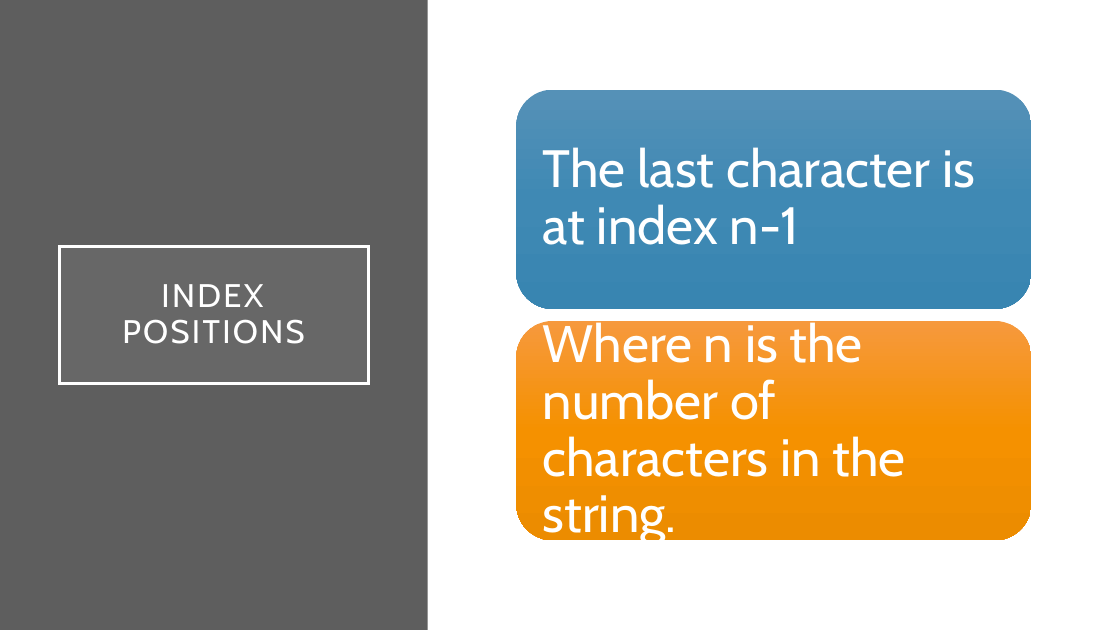
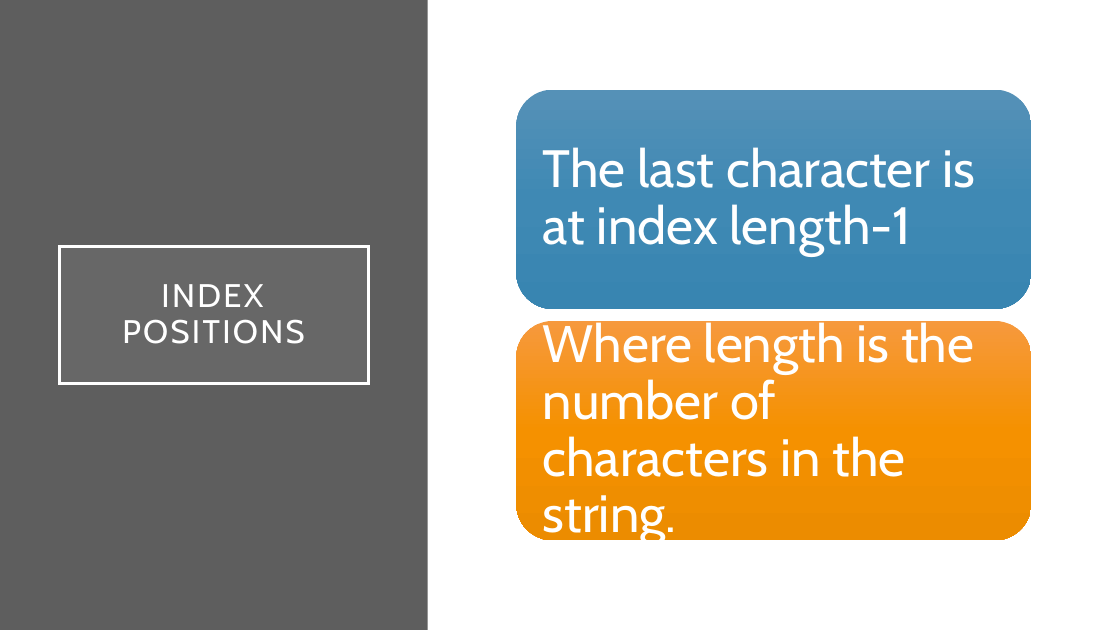
Before and after one commit to rsera/Junior-Knights, a slide deck: slide 15 of Python Day 6 Strings and Lists.pptx (slide 14 before the commit). Drawn at 1120x630 pixels with LibreOffice and Linux fonts; fonts in the diff are those of the drawing. Boxes give left, top, right and bottom in pixels: in the first picture for what was removed or moved away, otherwise in the second. Text is boxed around its words. In the diff, an @@ line names an element or a change of style, - is before the commit and + after.

```diff
--- a/Python Day 6 Strings and Lists.pptx
+++ b/Python Day 6 Strings and Lists.pptx
@@ text at (543, 147, 975, 256): text changed @@
-The last character is at index n-1
+The last character is at index length-1
@@ text at (543, 318, 974, 544): text changed @@
-Where n is the number of characters in the string.
+Where length is the number of characters in the string.
```
Also in this commit, not shown: 7 other slides changed, 7 slides added.
